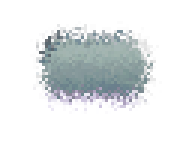
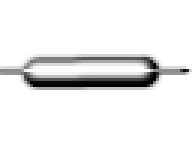
Layered file, before and after one edit (192px x 144px). Changes by layer:
added layer "ok_pinsel #1" (addition) above "ok_pinsel-Kopie" over [left=0, top=66, right=192, bottom=75]
added layer "ok_pinsel-Kopie" above "Metal_Button_Medium_Bottom_Left_Up.png-Kopie #5" over [left=18, top=51, right=165, bottom=93]
hid "Metal_Button_Medium_Bottom_Left_Up.png-Kopie #5", painted on it over [left=0, top=21, right=192, bottom=114]
